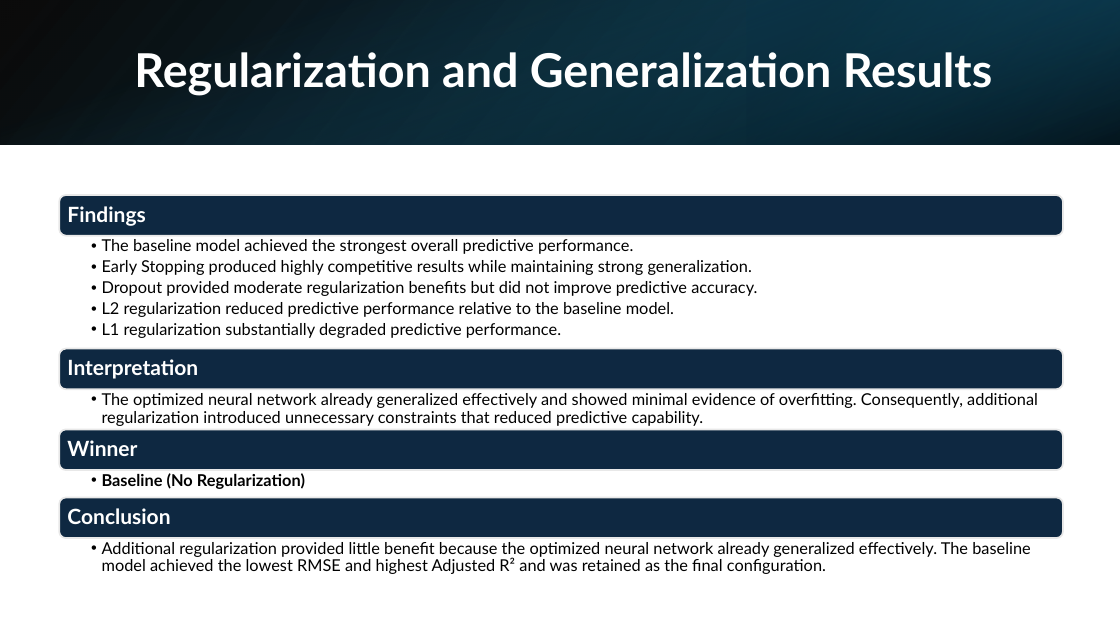
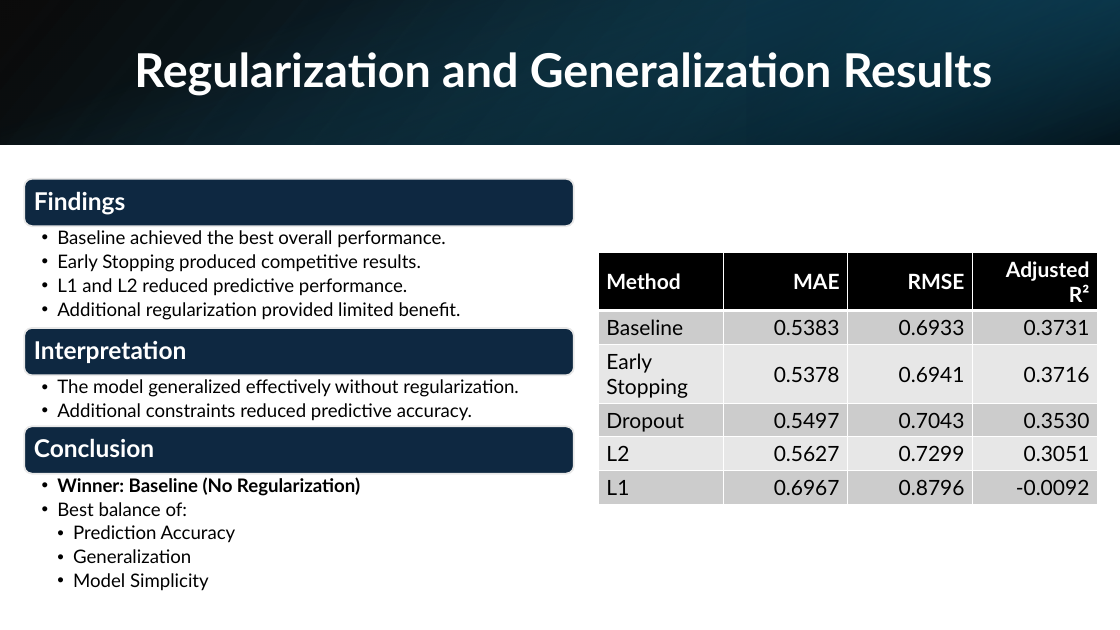
Before and after one commit to niecestroa/pro-ibm-ml-course-projects, a slide deck: slide 25 of neural-network-optimization/report/Deep Learning for Wine Quality Prediction.pptx (slide 26 before the commit). Drawn at 1120x630 pixels with LibreOffice and Linux fonts; fonts in the diff are those of the drawing. Boxes give left, top, right and bottom in pixels: in the first picture for what was removed or moved away, otherwise in the second. Text is boxed around its words. In the diff, an @@ line names an element or a change of style, - is before the commit and + after.

```diff
--- a/neural-network-optimization/report/Deep Learning for Wine Quality Prediction.pptx
+++ b/neural-network-optimization/report/Deep Learning for Wine Quality Prediction.pptx
@@ rounded rectangle: place and size @@
-rounded rectangle at <box>59,195,1063,235</box>
+rounded rectangle at <box>24,179,574,226</box>
@@ text "Findings": place and size @@
-text "Findings" at <box>67,206,145,226</box>
+text "Findings" at <box>34,191,125,215</box>
@@ text at <box>57,230,461,320</box>: text changed; size 14 to 16 pt @@
-  • The baseline model achieved the strongest overall predictive performance.
-  • Early Stopping produced highly competitive results while maintaining strong generalization.
-  • Dropout provided moderate regularization benefits but did not improve predictive accuracy.
-  • L2 regularization reduced predictive performance relative to the baseline model.
-  • L1 regularization substantially degraded predictive performance.
+  • Baseline achieved the best overall performance.
+  • Early Stopping produced competitive results.
+  • L1 and L2 reduced predictive performance.
+  • Additional regularization provided limited benefit.
@@ table added at <box>598,252,1099,504</box>, 6 rows, 4 columns @@
+Method | MAE | RMSE | Adjusted R²
+Baseline | 0.5383 | 0.6933 | 0.3731
+Early Stopping | 0.5378 | 0.6941 | 0.3716
+Dropout | 0.5497 | 0.7043 | 0.3530
+L2 | 0.5627 | 0.7299 | 0.3051
+L1 | 0.6967 | 0.8796 | -0.0092
@@ rounded rectangle: place and size @@
-rounded rectangle at <box>59,349,1063,389</box>
+rounded rectangle at <box>24,328,574,375</box>
@@ text "Interpretation": place and size @@
-text "Interpretation" at <box>67,359,198,379</box>
+text "Interpretation" at <box>34,341,187,363</box>
@@ text added at <box>57,379,518,421</box>, 16 pt, text #000000 @@
+  • The model generalized effectively without regularization.
+  • Additional constraints reduced predictive accuracy.
@@ rounded rectangle: place and size @@
-rounded rectangle at <box>59,429,1063,470</box>
+rounded rectangle at <box>24,426,574,473</box>
@@ size 18 to 21 pt; more space between paragraphs in 3 elements at <box>34,191,125,215</box>, <box>34,341,187,363</box>, <box>34,438,154,458</box> @@
@@ text "Conclusion": place and size @@
-text "Conclusion" at <box>67,508,170,524</box>
+text "Conclusion" at <box>34,438,154,458</box>
@@ text added at <box>57,477,360,591</box>, 16 pt, text #000000 @@
+  • Winner: Baseline (No Regularization)
+  • Best balance of:
+    • Prediction Accuracy
+    • Generalization
+    • Model Simplicity
@@ group removed at <box>59,393,1063,574</box>: 4 texts, 1 rounded rectangle @@
-  • The optimized neural network already generalized effectively and showed minimal evidence of overfitting. Consequently, additional regularization introduced unnecessary constraints that reduced predictive capability.
-Winner
-  • Baseline (No Regularization)
-  • Additional regularization provided little benefit because the optimized neural network already generalized effectively. The baseline model achieved the lowest RMSE and highest Adjusted R² and was retained as the final configuration.
```
Also in this commit, not shown: 19 other slides changed, 5 slides added, 6 slides removed, 6 other files.
